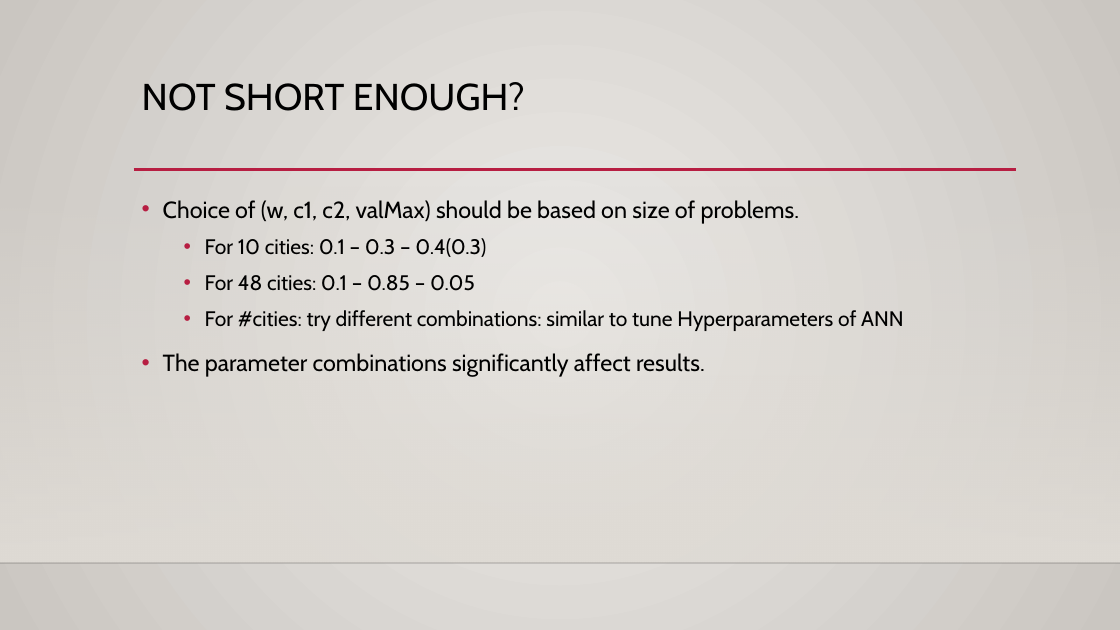
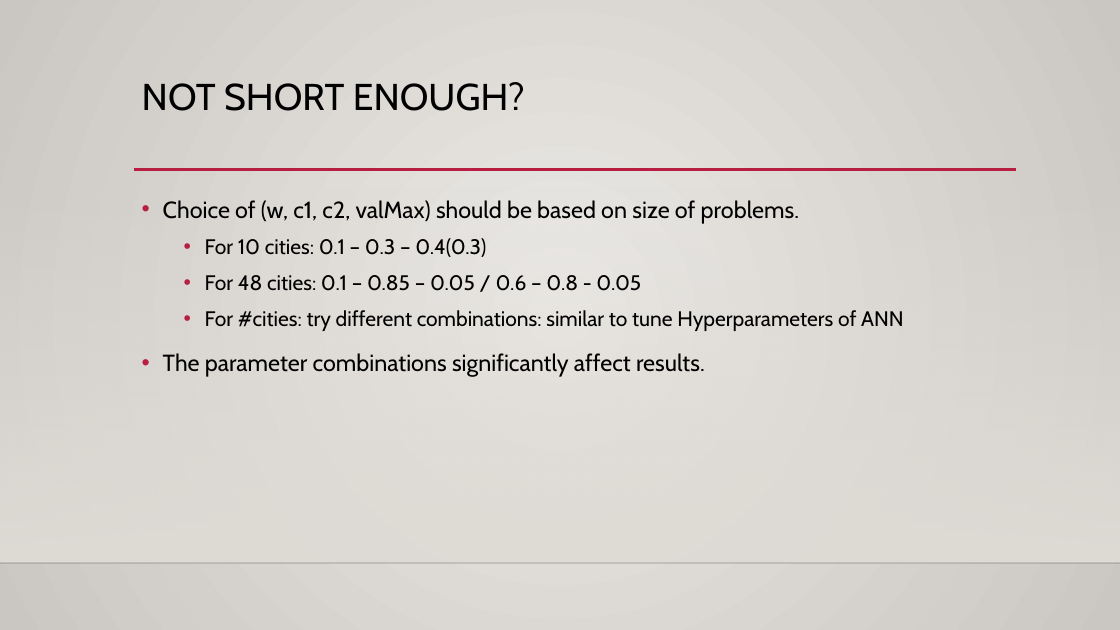
Before and after one commit to Besimilar/PSO, a slide deck: slide 13 of Presentation.pptx. Drawn at 1120x630 pixels with LibreOffice and Linux fonts; fonts in the diff are those of the drawing; background and template pictures are left out. Boxes give left, top, right and bottom in pixels: in the first picture for what was removed or moved away, otherwise in the second. Text is boxed around its words. In the diff, an @@ line names an element or a change of style, - is before the commit and + after.

Commit message:
Presentation Update

```diff
--- a/Presentation.pptx
+++ b/Presentation.pptx
@@ text at [205,275,641,291]: text changed @@
-  • For 48 cities: 0.1 – 0.85 – 0.05
+  • For 48 cities: 0.1 – 0.85 – 0.05 / 0.6 – 0.8 - 0.05
```
